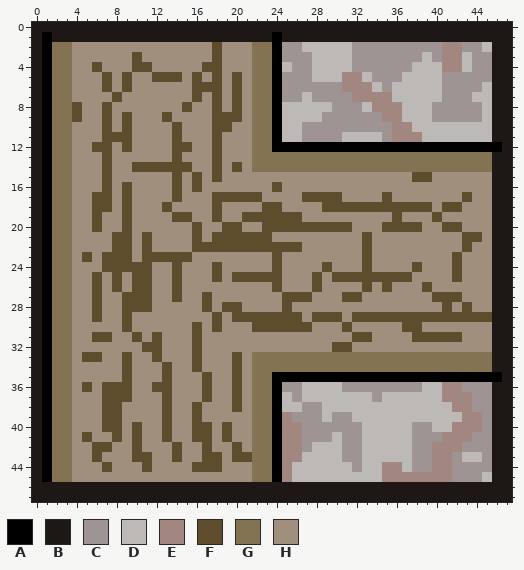
Pixel-art sprite: pisos_pared/T_derecha.png. Above is the file before it was changed.
The file is 48x48 pixels. Colours within 5 levels of each other are drawn and written as one.
Palette (. is transparent): A #000000  B #1d1716  C #9e9493  D #bcb9b7  E #a28781  F #5e4d2d  G #847353  H #a08f7d
Pixels before, first column x 0:
 0 BBBBBBBBBBBBBBBBBBBBBBBBBBBBBBBBBBBBBBBBBBBBBBBB
 1 BABBBBBBBBBBBBBBBBBBBBBBABBBBBBBBBBBBBBBBBBBBBBB
 2 BAGGHHHHHHHHHHHHHHFHHHGGACCDDDDDCCCCCCCCCEECCDBB
 3 BAGGHHHHHHFHHHHHHHFHHHGGACCCDDDDCCCCCCCDCEEDCCBB
 4 BAGGHHFHHHFFHHHHHFFHHHGGADCCDDDDCCCCCCDDDEEDCCBB
 5 BAGGHHHFHFHHFFFHFHFHFHGGACCCDDDEEDCCCDDDDCCCCCBB
 6 BAGGHHHFHFHHHHHHFFFHFHGGACCCCCCEEEDCDDDDDCCCCDBB
 7 BAGGHHHHFHHHHHHHFHFHFHGGACCDCCCCEEEEDDDDDCCCDDBB
 8 BAGGFHHFHHHHHHHFHHFHFHGGADDDDDCCCDEEEDDDCCCCCDBB
 9 BAGGFHHFHFHHHFHHHHFFFHGGADDDDCCCCCCEEDDDCCCCCDBB
10 BAGGHHHFHFHHHHFHHHFFHHGGADDCCCCCCCCCEEDDDDDDDDBB
11 BAGGHHHFFFHHHHFHHHFHHHGGADDCCCCDDDDCEEEDDDDDDDBB
12 BAGGHHFFHFHHHHFFHHFHHHGGAAAAAAAAAAAAAAAAAAAAAAAB
13 BAGGHHHFHHHHHHFHHHFHHHGGGGGGGGGGGGGGGGGGGGGGGGBB
14 BAGGHHHFHHFFFFFFHHFHFHGGGGGGGGGGGGGGGGGGGGGGGGBB
15 BAGGHHHFHHHHHHFHFHFHHHHHHHHHHHHHHHHHHHFFHHHHHHBB
16 BAGGHHHFHFHHHHFHFHHHHHHHFHHHHHHHHHHHHHHHHHHHHHBB
17 BAGGHHFFHFHHHHFHHHFFFFFHHHHFFFFHHHHFHHHHHHHFHHBB
18 BAGGHHFFHFHHHFHHHHFHHHHFFHHHHFFFFFFFFFFFHFFHHHBB
19 BAGGHHFHHFHHHHFFHHFHHFFFFFFHHHHHHHHHFHHHFHHHHHBB
20 BAGGHHFHHFHHHHHHFHHFFHHFFFFFFFFFHHHFFFFHHFFHHHBB
21 BAGGHHHHFFHFHHHHFHFFFFFFHHHHHHHHHFHHHHHHHHHFFHBB
22 BAGGHHHHFFHFHHHHFFFFFFFFFFFHHHHHHFHHHHHHHHHFHHBB
23 BAGGHFHFFFHFFFFFHHHHHHHHFHHHHHHHHFHHHHHHHHFHHHBB
24 BAGGHHHFFFFFHHFHHHFHHHHHFHHHHFHHHFHHHHFHHHFHHHBB
25 BAGGHHFHFHFFHHFHHHFHFFFFFHHHFHFFFFFFFFHHHHFHHHBB
26 BAGGHHFHFHFFHHFHHHHHHHHHFHHHFHHHHFHFHHHFHHHHHHBB
27 BAGGHHFHHFFFHHFHHFHHHHHHHFFFHHHFFHHHHHHHFFFHHHBB
28 BAGGHHFHHFFFHHHHHFHFFHHHHFHHHHHHHHHHHHHHHFHFHHBB
29 BAGGHHFHHFHHHHHHHHFHFFFFFFFHFFFHFFFFFFFFFFFFFFBB
30 BAGGHHHHHFHHHHHHFHFHHHFFFFFFHHHFHHHHHFFHHHHHHHBB
31 BAGGHHFFHHFHFHHHFHHHHHHHHHHHHHHHFFHHHHFFFFFHHHBB
32 BAGGHHHHHHHFFHHHFHHHHHHHHHHHHHFFHHHHHHHHHHHHHHBB
33 BAGGHFFHHFHHFHHHFHHHFHGGGGGGGGGGGGGGGGGGGGGGGGBB
34 BAGGHHHHHFHHHFHHFHHHFHGGGGGGGGGGGGGGGGGGGGGGGGBB
35 BAGGHHHHHFHHHFHHHFHHFHGGAAAAAAAAAAAAAAAAAAAAAAAB
36 BAGGHFHFFFHHFFHHHFHHFHGGACCDDDDCCCCCCCCDDEECCCBB
37 BAGGHHHFFFHHHFHHHFHHFHGGADCDDDDDDDCDDDDDDEEECCBB
38 BAGGHHHFFHHHHFHHFHHHFHGGADDCCDDDDDDDDDDDDDEECCBB
39 BAGGHHHFFHHHHFHHFHHHHHGGAECCCDCCDDDDDDDDDDDEECBB
40 BAGGHHHFFHFHHFHHFFHFHHGGAEECCCCCCDDDDDCCDDEEECBB
41 BAGGHFHHFHFHHFHHFFHFHHGGAEECCCDCCDDDDDCCCEEECCBB
42 BAGGHHFFHHFHHHFHHFHHFHGGAEECDDDCCDDDDDCCEEECCCBB
43 BAGGHHFHHHFFHHFHHFFHFFGGAEEDDDDCCDDDDDCCEECDDCBB
44 BAGGHHHFHHHFHHHHFFFHHHGGAEDDDDDDCDDEEDCCEECCCCBB
45 BAGGHHHHHHHHHHHHHHHHHHGGAEDDDDDDDDDEEEEEEECCCDBB
46 BBBBBBBBBBBBBBBBBBBBBBBBBBBBBBBBBBBBBBBBBBBBBBBB
47 BBBBBBBBBBBBBBBBBBBBBBBBBBBBBBBBBBBBBBBBBBBBBBBB
And afterwards:
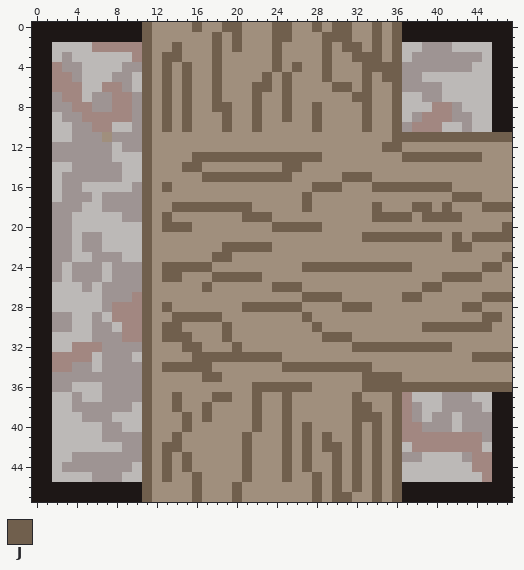
Colours new in this view: J #705f4d
What changed:
Changed rows in their new state; - is an unchanged pixel.
first column x 1:
 0 ----------JHHHHJHHJJHHHJJHHJHJJHHJHJ-----------
 1 B---------JHHHHHHJHJHHHJJHHHJJJHHJHJ-----------
 2 BDDDDEEEEEJ--J---J-J-HHJHHHHJHJJHJHJDD--CDDD---
 3 BDCDDDDDDEJ-JJ---J---HHJHHHHJHHJJJHJD-C-CCC-D--
 4 BECCDDDDCCJ-J-J-HJ---HHJHJHHJHHHJJJJ-CCCCCCDD--
 5 BEECDDDCCDJHJHJH-J-H-HJHJHHHJHHHJHJJCC--DDDDD--
 6 BEEEDDEECDJ-J-JHHJ-H-JJHJHHHHJJHJHHJCCCCDDDD---
 7 BCEEDCCEECJ-J-JH-J-H-JHHJHHHHHHJJHHJ--CCDDD----
 8 BCCEECCEECJ-J-J--JJH-JHHJHHJHHHHJHHJ---EE-DD---
 9 BDCCEEEEECJ-J-J--HJH-JHHJHHJHHHHJHHJ-CEEE--D---
10 BDDCCEEDDCJ-JHJ--HJ--JHHHHHJHHHHJHHJCEEE--C----
11 BDDCCCHCCCJ--H---H---HHHHHHHHHHHHHHJJJJJJJJJJJJ
12 BCCCCCCDCCJ--HH--H---HHHHHHHHHHHHHJJHHHHHHHHHHH
13 BCCCCCCDDDJ--H-JJJJJJJJJJJJJHHHHHHHHJJJJJJJJHHH
14 BDDCCCCCDDJHHHJJ-H-H-HHHJJHHHHHHHHHHHHHHHHHHHHH
15 BDCCCCCCDDJ--H-HJJJJJJJJJ-----JJJ----HH------HH
16 BDCCDDDDDCJ-JH-H-------H---JJJ---JJJJJJJJ----HH
17 BDCCCDCCCCJ--H---HHHHH----JHHH----H------JJJ-HH
18 BCCCDDCCCCJ-HJJJJJJJJ-HH--J-HHHHHJHHHJJ-JH--JJJ
19 BCCDDDDDCCJ-JHH--H--JJJHHH-------JJJJ-JJJJ---HH
20 BCCDDDDDDDJ-JJJH--HH--HJJJJJHHH---HHHH--HH---HJ
21 BCCDCCDDDDJ----H-HHHHHH---------JJJJJJJJ-JHJJJJ
22 BCCDCCDDDDJ----HHHJJJJJHHH------H--------JJ--HH
23 BCCDDCCCDDJHHHH--JJ----H--------H--------H---HJ
24 BCDCCCDCCCJ-JJJJJH-----H--JJJJJJJJJJJH---H--JJH
25 BCDCCCDCCCJ-JJ---JJJJJHH---H-HHHHHHHH---JJJJ-HH
26 BDDDCDCCCCJ--H--J------JJJ-H----H-H---JJ-----HH
27 BDDDDDCCCEJ--H--H-------HHJJJJHH----JJ-HHH--JJJ
28 BDDDDDCEEEJ-J---H-HHJJJJJJ----JJJ-------H-JJ-HH
29 BCCDDCDEEEJ--JJJJJ-HHHHHHHJHHH-HHHHHHHHHHHHHJJH
30 BCCDDCCDEEJ-JJ-H-HJ--HHHHHHJ--H-----HHJJJJJJJHH
31 BDDDDCCCEEJHJJJH--J---------JJJHH----HHHHH---HH
32 BDDEEECCCCJH--JJ---J---------HHJJJJJJJJJJ----HH
33 BEEEEDCCCDJH---JJJJJJJJJHHHHHHHHHHHHHHHHHHHJJJJ
34 BEECCDCCCCJ-JJJJJ--H-HHHJJJJJJJJJHHHHHHHHHHHHHH
35 BCCCCCCCCCJ-H---JJ-H-HHHHHHHHHHHJJJJHHHHHHHHHHH
36 BCCDDDCCCCJHH---H--H-JJJJJJHHHHHJJJJJJJJJJJJJJJ
37 BDDCDDCCCCJ-HJ--HJJH-JHHJHHHHHHJHHHJE---CCCDD--
38 BDDCCCCCCDJ-HJ-HJ--H-JHHJHHHHHHJJHHJEC--CCC-D--
39 BDDDCCCDDDJ-H-JHJ----JHHJHHHHHHJJJHJEC-CC-CC---
40 BDDDDDCCDDJ-H-JHH-H--JHHJHJHHHHJHJHJEE-CCDCC---
41 BDDDDDCCCCJ-HJ-HH-H-JHHHJHJHJHHJHJHJEEEE---E---
42 BDDDDDDDCCJ-JJ--H--HJHHHJHJHJJHJHJHJ-EE---EED--
43 BDDCCCCCCCJ-JHJ-HH-HJHHHJHJHHJHJHJHJC-DDDDCEE--
44 BDCCCCCCCDJ-J-JHHH--JHHHJHJHHJHJHJHJ-DDDDDDEE--
45 BDDDDCCCDDJ-J--J----JHHHJHHJHJHJHJHJDDDDDDDDE--
46 ----------JHHHHJHHHJHHHHHHHJHJHJHJHJ-----------
47 ----------JHHHHJHHHJHHHHHHHJHJJHHJHJ-----------
Boxes around the changes in both pictures, in picture pixels (x1, y1, x2, y2):
changed: (42, 22, 512, 502)
